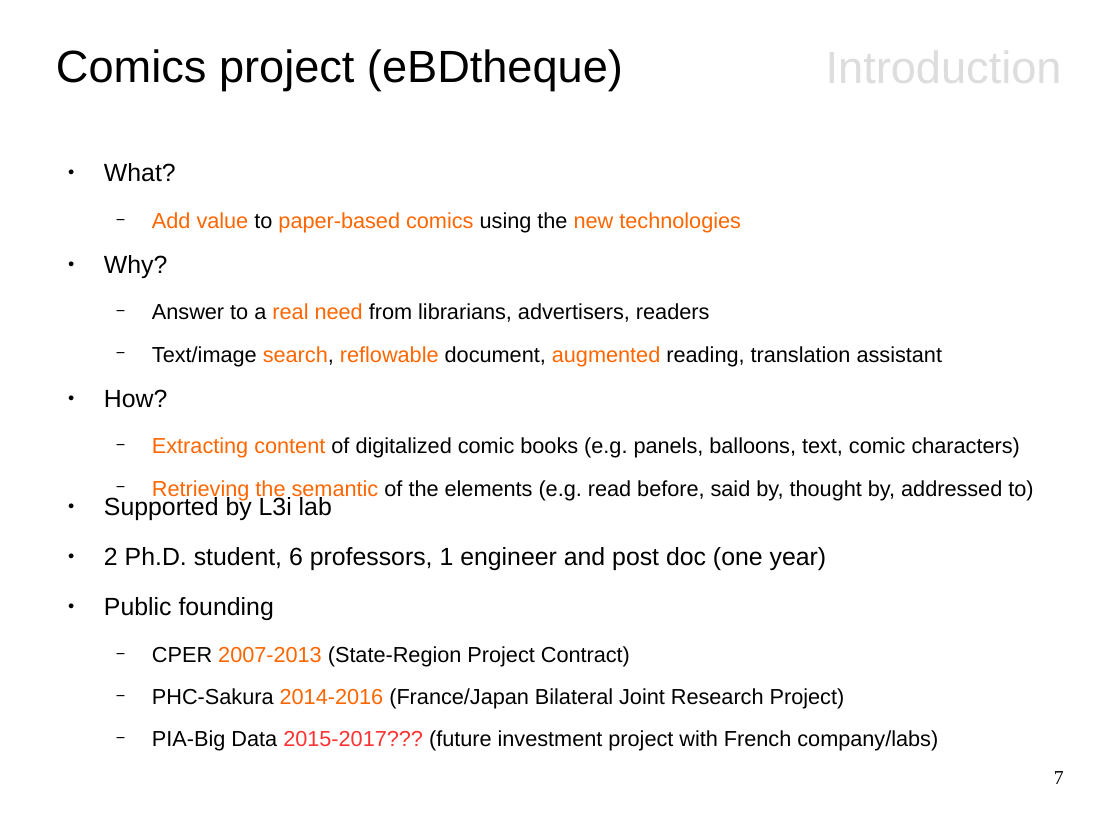
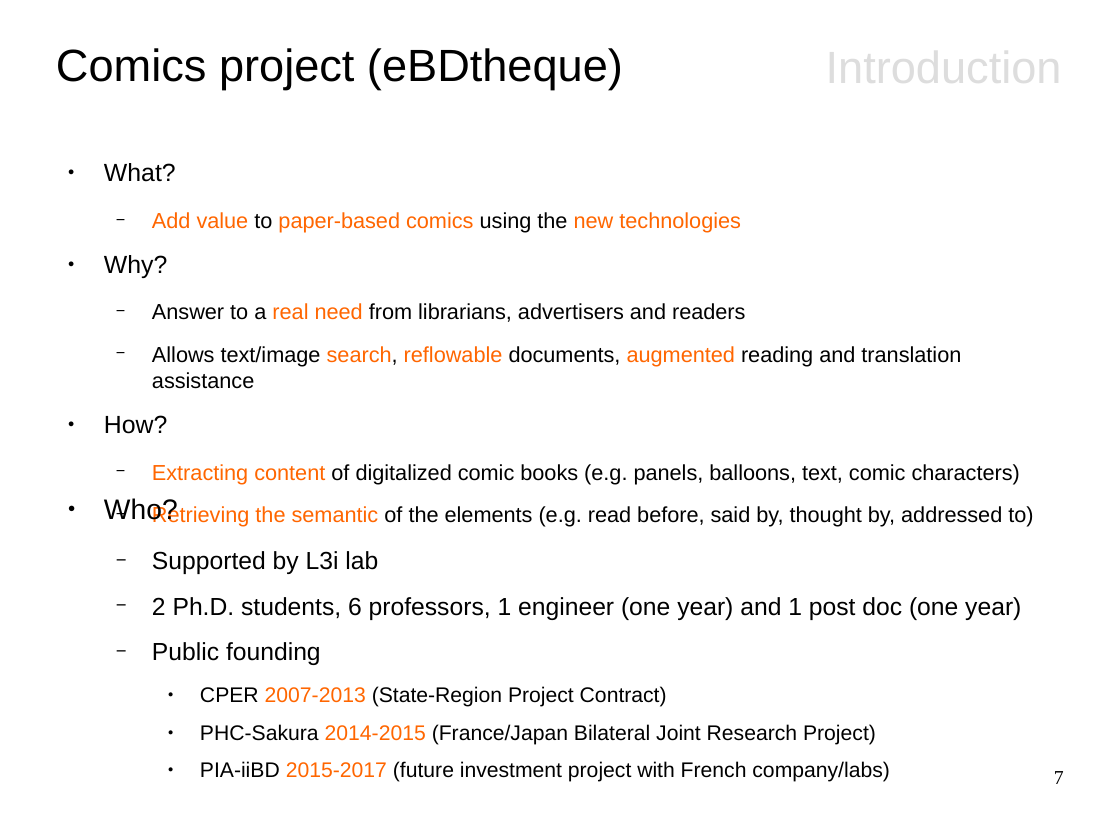
Before and after one commit to crigaud/thesis, a slide deck: slide 7 of presentation/1_context/main.odp. Drawn at 1120x840 pixels with LibreOffice and Linux fonts; fonts in the diff are those of the drawing. Boxes give left, top, right and bottom in pixels: in the first picture for what was removed or moved away, otherwise in the second. Text is boxed around its words. In the diff, an @@ line names an element or a change of style, - is before the commit and + after.

Commit message:
+ sota text and balloon

```diff
--- a/presentation/1_context/main.odp
+++ b/presentation/1_context/main.odp
@@ text at [152, 303, 961, 389]: text changed @@
-  − Answer to a real need from librarians, advertisers, readers
-  − Text/image search, reflowable document, augmented reading, translation assistant
+  − Answer to a real need from librarians, advertisers and readers
+  − Allows text/image search, reflowable documents, augmented reading and translation assistance
@@ text at [104, 498, 178, 523]: paragraph added @@
+● Who?
@@ text at [152, 551, 667, 707]: size 17.6 to 17.5 pt in "Supported by L3i lab", "Public founding"; size 15.4 to 15 pt in "CPER 2007-2013 (State-Region Project Contract)"; bullet ● to −; list level 1 to 2 in "Supported by L3i lab"; list level 1 to 2 in "Public founding"; bullet − to ●; list level 2 to 3 in "CPER 2007-2013 (State-Region Project Contract)" @@
@@ text at [152, 597, 1021, 620]: text changed; size 17.6 to 17.5 pt @@
-● 2 Ph.D. student, 6 professors, 1 engineer and post doc (one year)
+  − 2 Ph.D. students, 6 professors, 1 engineer (one year) and 1 post doc (one year)
@@ text at [200, 724, 890, 782]: text changed; size 15.4 to 15 pt @@
-  − PHC-Sakura 2014-2016 (France/Japan Bilateral Joint Research Project)
-  − PIA-Big Data 2015-2017??? (future investment project with French company/labs)
+    ● PHC-Sakura 2014-2015 (France/Japan Bilateral Joint Research Project)
+    ● PIA-iiBD 2015-2017 (future investment project with French company/labs)
```
Also in this commit, not shown: 5 other slides changed, 8 slides added, 5 other files.
